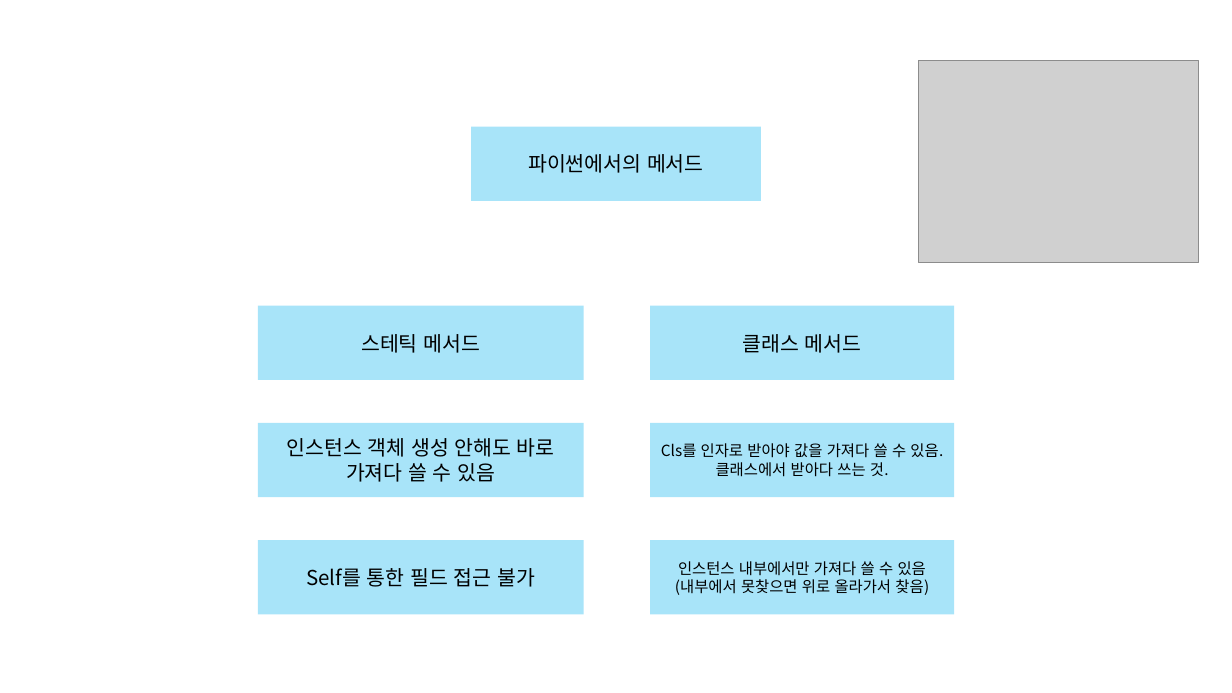
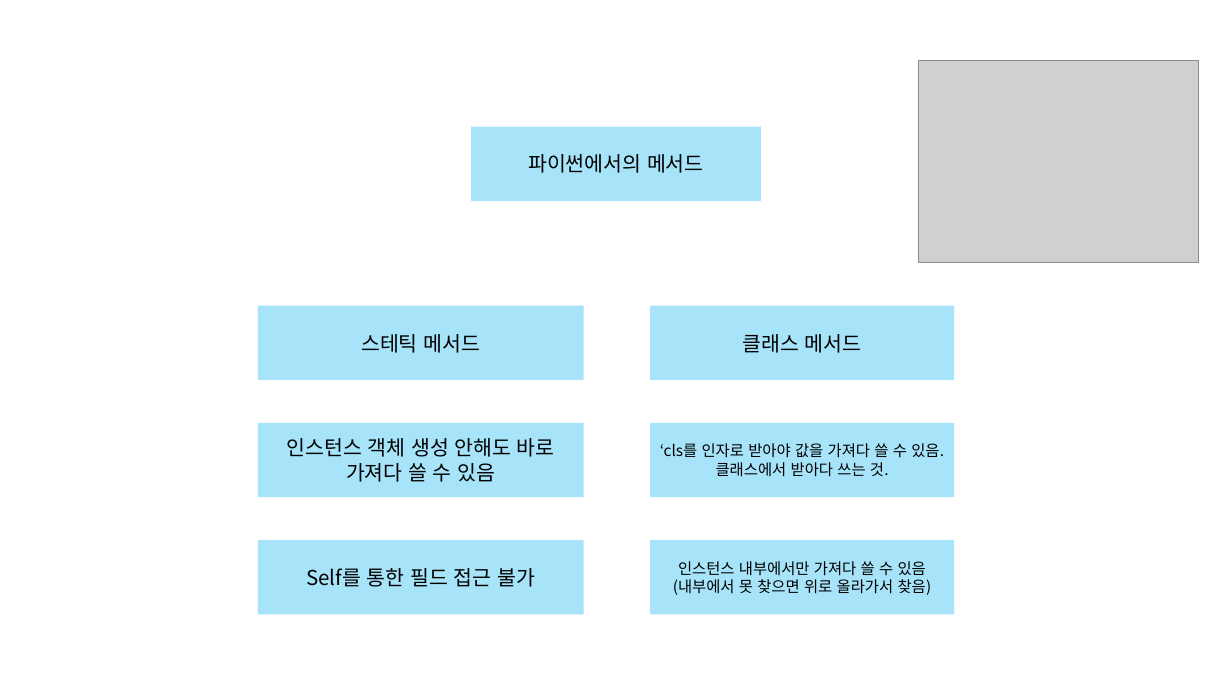
Before and after one commit to Linea89kr/classSIAT, a slide deck: slide 5 of 99. Lecture note in ppt/8. Python4, ES6.pptx. Drawn at 1232x693 pixels with LibreOffice and Linux fonts; fonts in the diff are those of the drawing; grey boxes stand for pictures. Boxes give left, top, right and bottom in pixels: in the first picture for what was removed or moved away, otherwise in the second. Text is boxed around its words. In the diff, an @@ line names an element or a change of style, - is before the commit and + after.

```diff
--- a/99. Lecture note in ppt/8. Python4, ES6.pptx
+++ b/99. Lecture note in ppt/8. Python4, ES6.pptx
@@ text in rectangle at bbox=[660, 443, 944, 477]: text changed @@
-Cls를 인자로 받아야 값을 가져다 쓸 수 있음. 클래스에서 받아다 쓰는 것.
+‘cls를 인자로 받아야 값을 가져다 쓸 수 있음. 클래스에서 받아다 쓰는 것.
@@ text in rectangle at bbox=[673, 579, 932, 595]: spaces changed @@
-(내부에서 못찾으면 위로 올라가서 찾음)
+(내부에서 못 찾으면 위로 올라가서 찾음)
```
Also in this commit, not shown: 7 other slides changed, 10 slides added, 1 slide removed, 4 other files.
